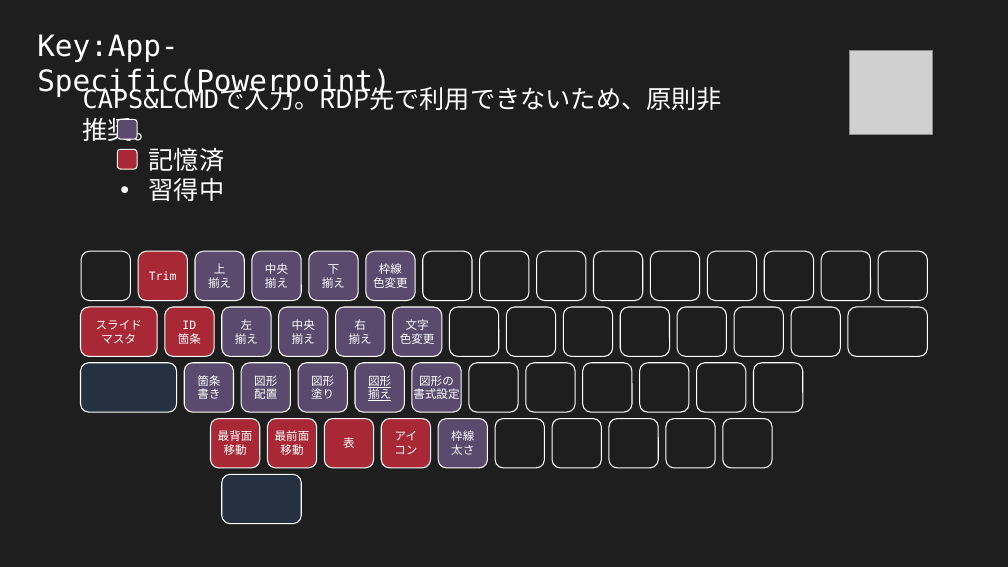
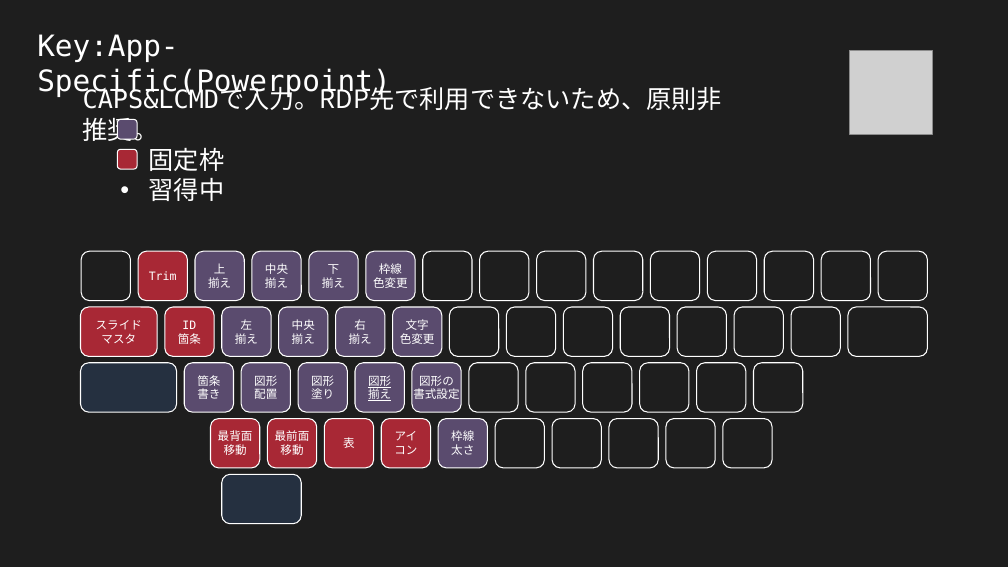
Before and after one commit to ittooo66/myAHKv2, a slide deck: slide 8 of MANUAL.pptx. Drawn at 1008x567 pixels with LibreOffice and Linux fonts; fonts in the diff are those of the drawing; grey boxes stand for pictures. Boxes give left, top, right and bottom in pixels: in the first picture for what was removed or moved away, otherwise in the second. Text is boxed around its words. In the diff, an @@ line names an element or a change of style, - is before the commit and + after.

```diff
--- a/MANUAL.pptx
+++ b/MANUAL.pptx
@@ text at [149, 148, 225, 171]: text changed @@
-  • 記憶済
+  • 固定枠
```
Also in this commit, not shown: 1 other slide changed.
